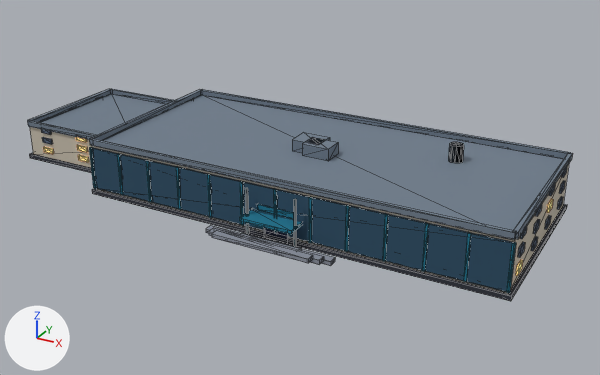
Before and after pictures for a commit that changed the glTF model models/library-high.glb.
Before and after are seen from a 50 mm camera at (90.4, -177.8, 91.3) aimed at (-6.0, -2.5, 3.7). Lighting does not change. The marker at lower left points along +X, +Y and +Z. The picture after the commit comes second. Mesh edges are drawn as thin lines. Vertices at exactly the same position are counted once.
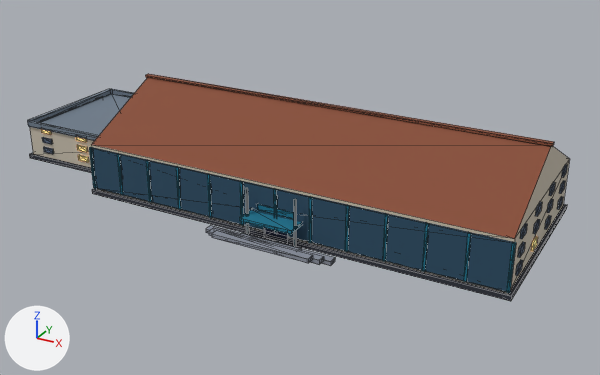
Boxes (x1, y1, x2, y2) around the edits, measured in the pictures (600 x 375 px):
'Mesh_0', reshaped (7% taller)
    before: (27, 89, 573, 301)
    after: (27, 74, 570, 301)
part 1 of me_mesh_0, added
    after: (145, 74, 554, 146)
part 2 of me_mesh_0, deleted
    before: (89, 89, 573, 240)
part 3 of me_mesh_0, added (brown)
    after: (91, 78, 569, 239)
part 4 of me_mesh_0, recoloured
    both: (41, 129, 538, 251)
part 5 of me_mesh_0, recoloured
    both: (43, 147, 553, 276)

Edits to the bpy script that builds the scene:
```text
Change me_mesh_0:
    used by ob_mesh_0; location = (0.0, 0.0, 0.0)
    verts and faces of me_mesh_0; kept vertices keep their numbers, new ones are numbered from 1047
    before: 8 (-56.0, 25.0, 14.0), 9 (-56.0, -25.0, 14.0) at pixel (91, 144), 10 (56.0, -25.0, 14.0) at pixel (514, 238), 11 (56.0, 25.0, 14.0)
    remove me_mesh_0.from_pydata(...)  # 1047 vertices, 1566 faces; spans x -90.8..56.8, y -33.3..25.8, z -0.2..18.4
    add me_mesh_0.from_pydata(...)  # 988 vertices, 1482 faces; spans x -90.8..56.8, y -33.3..25.8, z -0.2..26.6
    me_mesh_0 part 1: a new loose piece, a box spanning x -56.3..56.3, y -0.7..0.7, z 25.95..26.65, in mat_matte
    me_mesh_0 part 2: 7 loose pieces with 69 vertices, spanning x -56.5..56.5, y -25.5..25.5, z 14.0..18.4, are deleted
    me_mesh_0 part 3
    add verts[1047] = (56.0, 0.0, 26.0)  # pixel (551, 145)
    add verts[1048] = (-56.0, 0.0, 26.0)
    add faces += [(9, 10, 1047), (9, 1047, 1048), (8, 1048, 11), (11, 1048, 1047), (8, 9, 1048), (10, 11, 1047)]  # mat_matte
    me_mesh_0 part 4: 240 faces spanning x -85.0..56.5, y -20.5..25.5, z 2.9..14.1 switch from mat_matte to mat_glow
    me_mesh_0 part 5: 240 faces spanning x -90.4..56.5, y -20.5..25.5, z 2.9..14.1 switch from mat_glow to mat_matte
```
